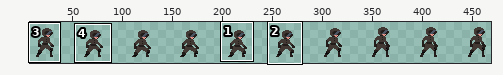
Sprite sheet, stored at dist/images/anims/Character Trooper.png. Above, an overview of the earlier version with the close-up marked.
Close-up. Old version:
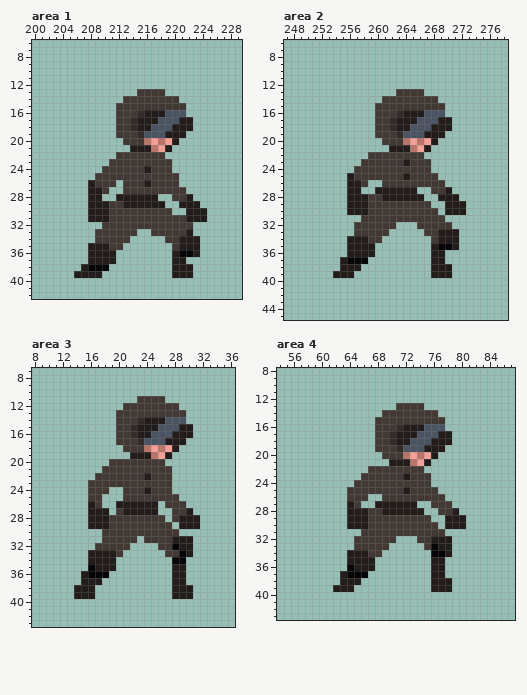
The file is 480x48 pixels. Shown: area 1: x 200..229, y 6..42; area 2: x 247..278, y 6..45; area 3: x 8..36, y 7..43; area 4: x 54..87, y 8..43. The wide view leaves out empty margins. The commit also changed other parts of the picture, which this record leaves out.
And afterwards:
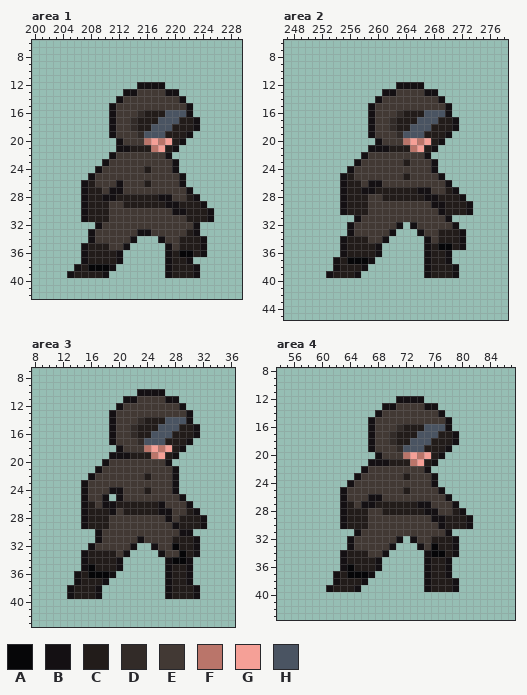
Palette (. is transparent): A #060608  B #141013  C #221c1a  D #322b28  E #423934  F #ba756a  G #f5a097  H #4a5462
The edit:
Area 1:
y 12: x 215..218 .... -> BBBB
y 13: x 213..214 .. -> BB; x 219..220 .. -> BB
y 14: x 212 . -> B; x 221 . -> B
y 15..16: x 211 . -> B; x 222 . -> B
y 17..18: x 211 . -> B; x 223 . -> B
y 19: x 211 . -> B; x 222 . -> B
y 20: x 212 . -> B; x 221 . -> B
y 21: x 212..213 .. -> BB; x 220 . -> B
y 22: x 211 . -> B; x 219 . -> B
y 23: x 210 . -> B; x 220 . -> B
y 24: x 209 . -> B; x 220 . -> B
y 25: x 208 . -> B; x 221 . -> B
y 26: x 207 . -> B; x 212 . -> B; x 221 . -> B
y 27: x 207 . -> B; x 211..212 .. -> BB; x 222 . -> B
y 28: x 207 . -> B; x 210..211 .. -> BB; x 218..219 .. -> BB; x 223 . -> B
y 29: x 207 . -> B; x 219..220 .. -> BB; x 224 . -> B
y 30: x 207 . -> B; x 220..221 .. -> BB; x 225 . -> B
y 31: x 207 . -> B; x 225 . -> B
y 32: x 209 . -> B; x 223 . -> B
y 33: x 208 . -> B; x 215..216 .. -> BB; x 223 . -> B
y 34: x 208 . -> B; x 214 . -> B; x 218 . -> B; x 224 . -> B
y 35: x 207 . -> B; x 213 . -> B; x 219 . -> B; x 224 . -> B
y 36: x 207 . -> B; x 212 . -> B; x 219 . -> B; x 224 . -> B
y 37: x 207 . -> B; x 212 . -> B; x 219 . -> B; x 222 . -> B
y 38: x 206 . -> B; x 211 . -> B; x 219 . -> B; x 223 . -> B
y 39: x 205 . -> B; x 210 . -> B; x 219 . -> B; x 223 . -> B
Area 2:
y 12: x 263..266 .... -> BBBB
y 13: x 261..262 .. -> BB; x 267..268 .. -> BB
y 14: x 260 . -> B; x 269 . -> B
y 15..16: x 259 . -> B; x 270 . -> B
y 17..18: x 259 . -> B; x 271 . -> B
y 19: x 259 . -> B; x 270 . -> B
y 20: x 260 . -> B; x 269 . -> B
y 21: x 259..261 ... -> BBB; x 268 . -> B
y 22: x 258 . -> B; x 267 . -> B
y 23: x 257 . -> B; x 268 . -> B
y 24: x 256 . -> B; x 268 . -> B
y 25: x 255 . -> B; x 269 . -> B
y 26: x 255 . -> B; x 259..260 .. -> BB; x 270 . -> B
y 27: x 255 . -> B; x 258..259 .. -> BB; x 266..267 .. -> BB; x 271 . -> B
y 28: x 255 . -> B; x 267..268 .. -> BB; x 272 . -> B
y 29: x 255 . -> B; x 268..269 .. -> BB; x 273 . -> B
y 30: x 255 . -> B; x 269 . -> B; x 273 . -> B
y 31: x 257 . -> B; x 270 . -> B
y 32: x 256 . -> B; x 263 . -> B; x 265 . -> B; x 271 . -> B
y 33: x 256 . -> B; x 262 . -> B; x 266 . -> B; x 272 . -> B
y 34: x 255 . -> B; x 261 . -> B; x 267 . -> B; x 272 . -> B
y 35: x 255 . -> B; x 260 . -> B; x 267 . -> B; x 272 . -> B
y 36: x 255 . -> B; x 260 . -> B; x 267 . -> B; x 270 . -> B
y 37: x 254 . -> B; x 259 . -> B; x 267 . -> B; x 270 . -> B
y 38: x 254 . -> B; x 258 . -> B; x 267 . -> B; x 271 . -> B
y 39: x 253 . -> B; x 257 . -> B; x 267 . -> B; x 271 . -> B
Area 3:
y 10: x 23..26 .... -> BBBB
y 11: x 21..22 .. -> BB; x 27..28 .. -> BB
y 12: x 20 . -> B; x 29 . -> B
y 13..14: x 19 . -> B; x 30 . -> B
y 15..16: x 19 . -> B; x 31 . -> B
y 17: x 19 . -> B; x 30 . -> B
y 18: x 20 . -> B; x 29 . -> B
y 19: x 19..21 ... -> BBB; x 28 . -> B
y 20: x 18 . -> B; x 27 . -> B
y 21: x 17 . -> B; x 28 . -> B
y 22: x 16 . -> B; x 28 . -> B
y 23: x 15 . -> B; x 28 . -> B
y 24: x 15 . -> B; x 19..20 .. -> BB; x 28 . -> B
y 25: x 15 . -> B; x 18 . -> B; x 20 . -> B; x 29 . -> B
y 26: x 15 . -> B; x 18..19 .. -> BB; x 26 . -> B; x 30 . -> B
y 27: x 15 . -> B; x 19 . -> B; x 26..27 .. -> BB; x 31 . -> B
y 28: x 15 . -> B; x 27 . -> B; x 32 . -> B
y 29: x 15 . -> B; x 28 . -> B; x 32 . -> B
y 30: x 17 . -> B; x 29..30 .. -> BB
y 31: x 17 . -> B; x 23 . -> B; x 31 . -> B
y 32: x 16 . -> B; x 22 . -> B; x 25 . -> B; x 31 . -> B
y 33: x 15 . -> B; x 21 . -> B; x 26 . -> B; x 31 . -> B
y 34..35: x 15 . -> B; x 20 . -> B; x 27 . -> B; x 30 . -> B
y 36: x 14 . -> B; x 19 . -> B; x 27 . -> B; x 30 . -> B
y 37: x 14 . -> B; x 18 . -> B; x 27 . -> B; x 30 . -> B
y 38..39: x 13 . -> B; x 17 . -> B; x 27 . -> B; x 31 . -> B
Area 4:
y 12: x 71..74 .... -> BBBB
y 13: x 69..70 .. -> BB; x 75..76 .. -> BB
y 14: x 68 . -> B; x 77 . -> B
y 15..16: x 67 . -> B; x 78 . -> B
y 17..18: x 67 . -> B; x 79 . -> B
y 19: x 67 . -> B; x 78 . -> B
y 20: x 68 . -> B; x 77 . -> B
y 21: x 67..69 ... -> BBB; x 76 . -> B
y 22: x 66 . -> B; x 75 . -> B
y 23: x 65 . -> B; x 76 . -> B
y 24: x 64 . -> B; x 76 . -> B
y 25: x 63 . -> B; x 77 . -> B
y 26: x 63 . -> B; x 67..68 .. -> BB; x 78 . -> B
y 27: x 63 . -> B; x 66..67 .. -> BB; x 74..75 .. -> BB; x 79 . -> B
y 28: x 63 . -> B; x 75..76 .. -> BB; x 80 . -> B
y 29: x 63 . -> B; x 76..77 .. -> BB; x 81 . -> B
y 30: x 63 . -> B; x 77 . -> B; x 81 . -> B
y 31: x 65 . -> B; x 78 . -> B
y 32: x 64 . -> B; x 71 . -> B; x 73 . -> B; x 79 . -> B
y 33: x 64 . -> B; x 70 . -> B; x 74 . -> B; x 79 . -> B
y 34: x 63 . -> B; x 69 . -> B; x 75 . -> B; x 79 . -> B
y 35..36: x 63 . -> B; x 68 . -> B; x 75 . -> B; x 78 . -> B
y 37: x 62 . -> B; x 67 . -> B; x 75 . -> B; x 78 . -> B
y 38: x 62 . -> B; x 66 . -> B; x 75 . -> B; x 79 . -> B
y 39: x 61 . -> B; x 65 . -> B; x 75 . -> B; x 79 . -> B
